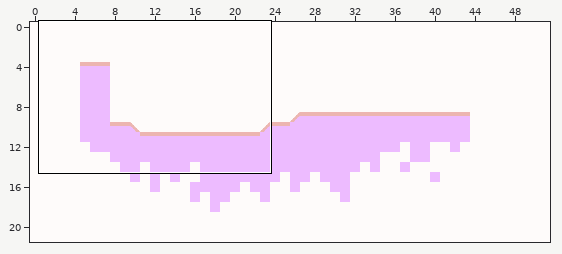
An edit to a level. Tiled map, TheGame-android/assets/maps/testMap.tmx. The picture above shows the old version from afar; the outline marks the close-up.
Close-up. Earlier state:
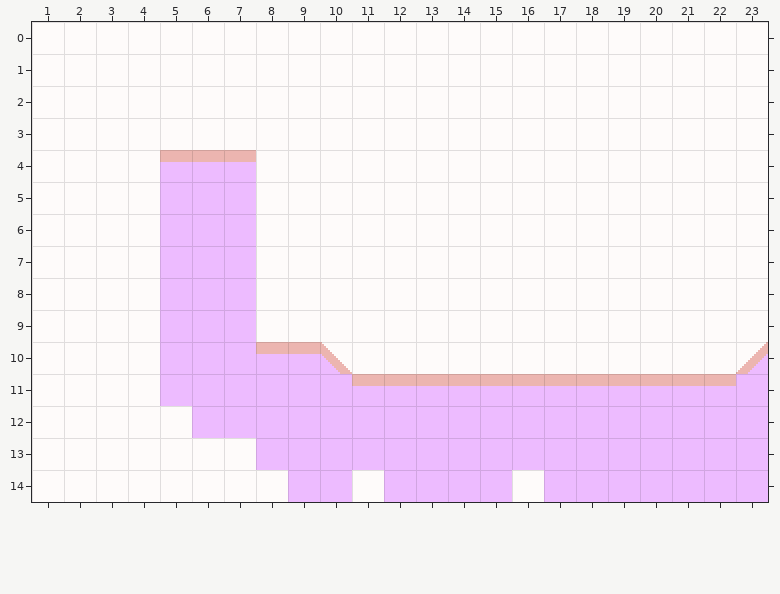
Cells are 16x16 px. Shown: x 1..23, y 0..14.
The result:
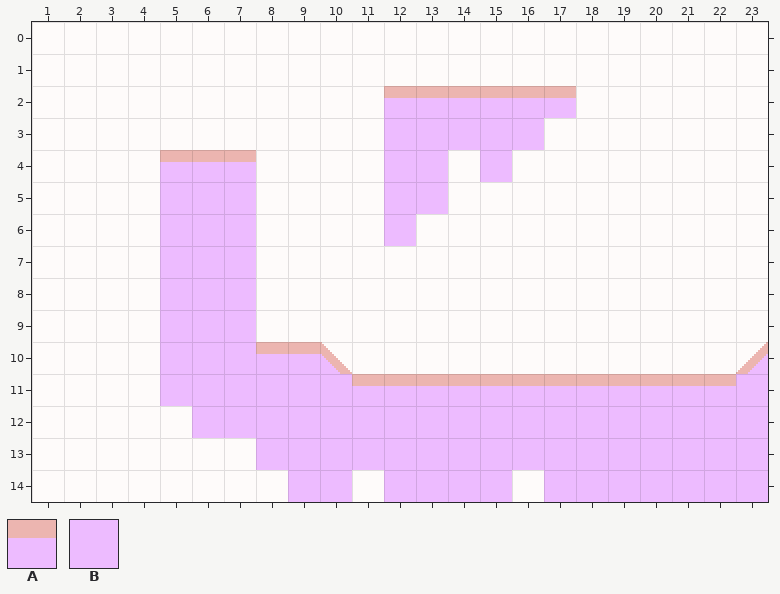
Key: from "tileset": A 3, B 4.
_ is an empty cell.
Changes in this commit:
Changed rows in their new state; . is an unchanged cell.
Layer "Platform":
first column x 12:
 2 AAAAAA
 3 BBBBB.
 4 BB.B..
 5 BB....
 6 B.....
